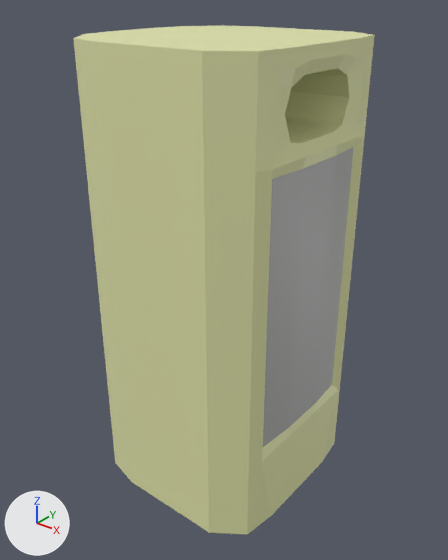
What one commit did to the FBX model Assets/models/other/speaker1.fbx.
The view is the same before and after, from a camera (50 mm lens) standing at (3.36, -4.15, 2.5) and looking at (0.07, -0.03, -0.06). The lights are fixed; the arrows at lower left show +X, +Y and +Z.
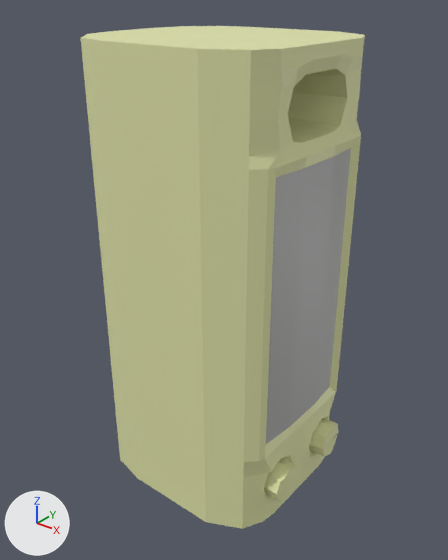
The change, as a diff of the scene's bpy script:
```diff
--- a/Assets/models/other/speaker1.fbx.py
+++ b/Assets/models/other/speaker1.fbx.py
@@ me_cube_001 @@
 # used by ob_cube; location = (0.0, 0.0, 0.0); scale = (1.0, 1.0, 2.09)
-me_cube_001.from_pydata(...)  # 256 vertices, 254 faces; spans x -1.0..1.0, y -1.0..1.0, z -1.0..1.0
+me_cube_001.from_pydata(...)  # 360 vertices, 354 faces; spans x -1.0..1.12, y -1.0..1.0, z -1.0..1.0
+# me_cube_001 part 1
+# 2 vertices are removed from x 0.66, y -1.0..1.0, z -0.62
+# 28 faces are deleted
+# 14 vertices in x 0.66, y -1.0..1.0, z -1.0..1.0 move by (-0.1, 0.0, 0.0)
+# 8 vertices in x 0.95, y -0.8, z -1.0..1.0 move by (-0.07, -0.04, 0.0)
+# 8 vertices in x 0.95, y 0.8, z -1.0..1.0 move by (-0.07, 0.04, 0.0)
+# 58 vertices are added at x 0.56..1.12, y -1.0..1.0, z -0.91..-0.62
+# 18 new vertices lie (0.0, 0.0, 0.09) away from vertices in x -1.0..1.0, y -1.0..1.0, z -1.0
+# 18 new vertices lie (0.0, 0.0, 0.21) away from vertices in x -1.0..1.0, y -1.0..1.0, z -0.91
+# 6 new vertices lie (0.17, 0.01, 0.0) away from vertices in x 0.93..0.95, y 0.22..0.6, z -0.89..-0.75
+# 6 new vertices lie (0.17, -0.01, 0.0) away from vertices in x 0.93..0.95, y -0.6..-0.22, z -0.89..-0.75
+# 128 new faces join them, mat_material (beige #e4e7ac)
 me_cube_001.materials.append(mat_material)
@@ ob_cube @@
 ob_cube.location = (0.0, 0.0, 0.0)
-ob_cube.scale = (1.0, 1.0, 2.09)
+ob_cube.scale = (1.0, 0.925, 2.09)
```

Changed parts and their boxes [x1, y1, x2, y2] in the pictures (448 x 560 px):
'Cube', reshaped, rescaled: before [73, 25, 375, 534]; after [81, 26, 365, 529]
part 1 of me_cube_001, built on: before [94, 27, 375, 534]; after [102, 27, 365, 529]
